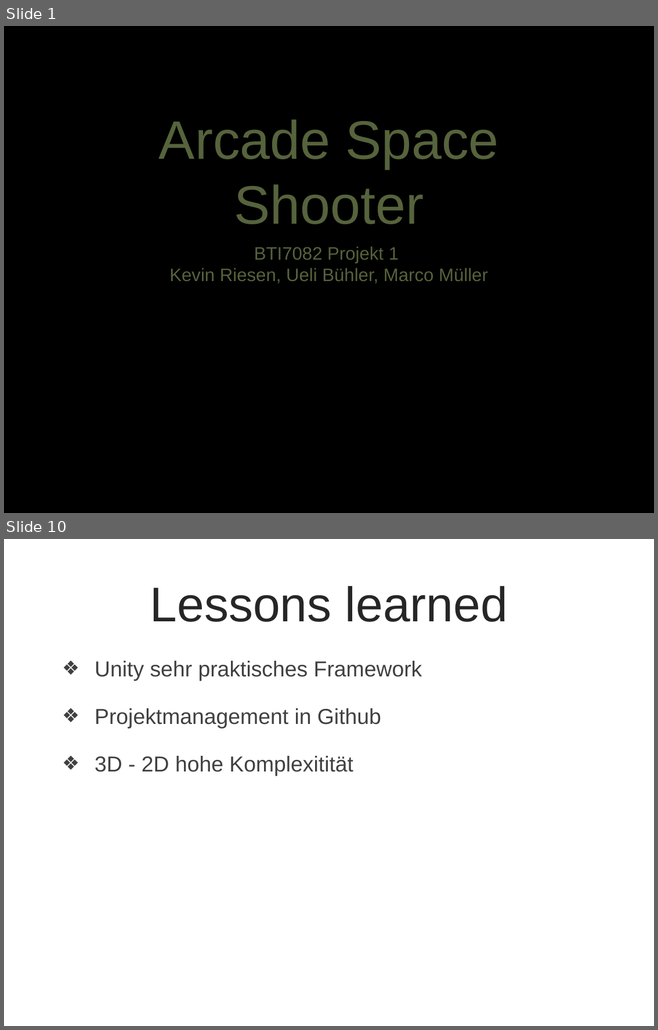
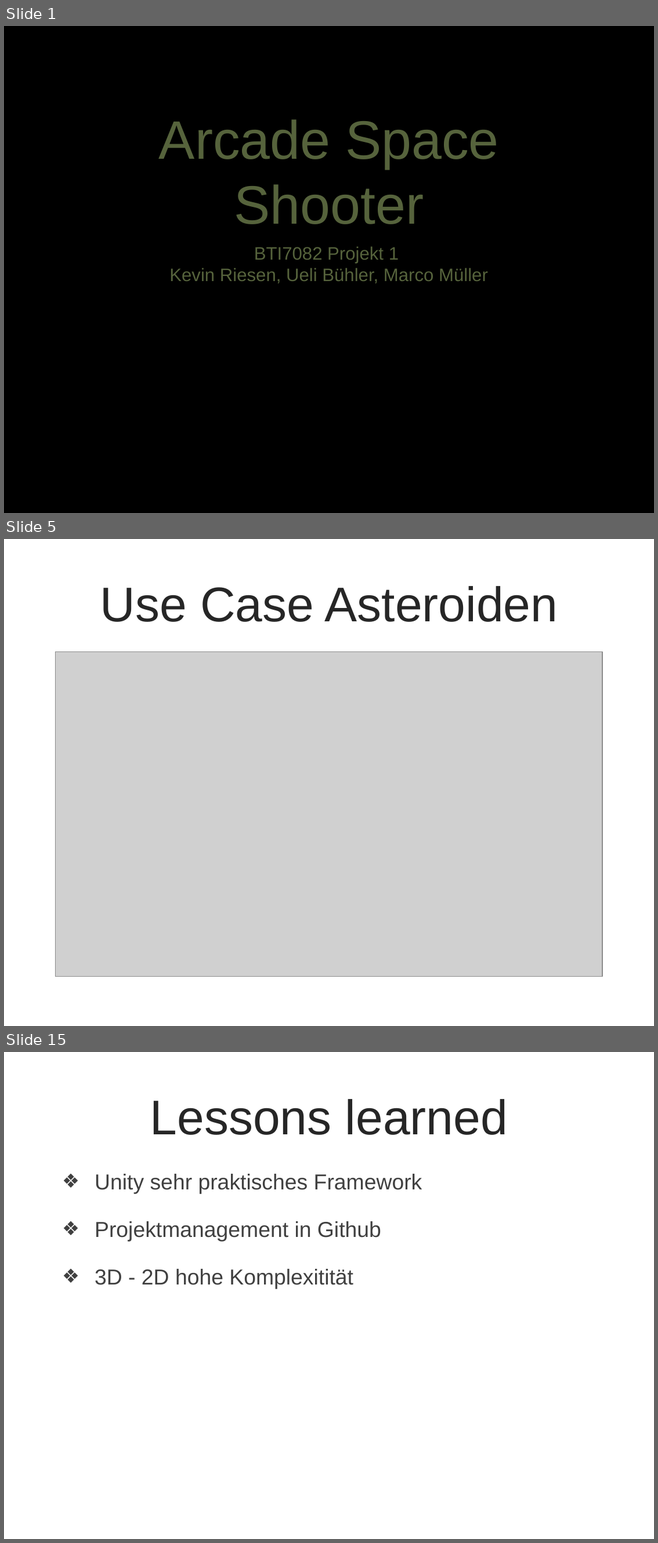
Before and after one commit to smowdy/bfh_projekt_1, a slide deck: doc/PP_Arcade_V1.pptx. Shown one above the other, each under a label of ours: slides 1 and 10 before the commit, slides 1, 5 and 15 after it; the slides between them are not shown. The pictures are 658x1030 and 658x1543 pixels, drawn with LibreOffice and Linux fonts; fonts in the diff are those of the drawing; grey boxes stand for pictures; background and template pictures are left out. Boxes give left, top, right and bottom in pixels: in the first picture for what was removed or moved away, otherwise in the second. Text is boxed around its words. In the diff, an @@ line names an element or a change of style, - is before the commit and + after.

```diff
--- a/doc/PP_Arcade_V1.pptx
+++ b/doc/PP_Arcade_V1.pptx
@@ slide 5 added at (4, 539, 654, 1026), background picture (left out) @@
@@ title added at (100, 586, 557, 622), 54 pt, text #262626 @@
+Use Case Asteroiden
@@ picture added at (55, 652, 601, 977) @@
@@ what was slide 10 is now slide 15 @@
```
Also in this commit, not shown: 5 slides changed, 9 other slides added, 3 slides removed.
